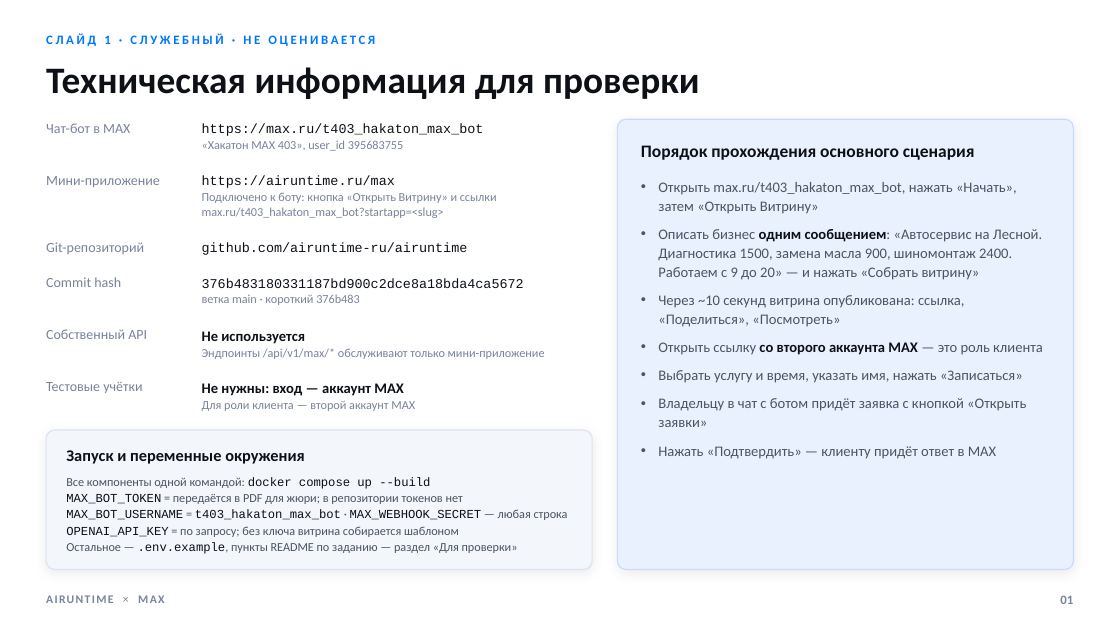
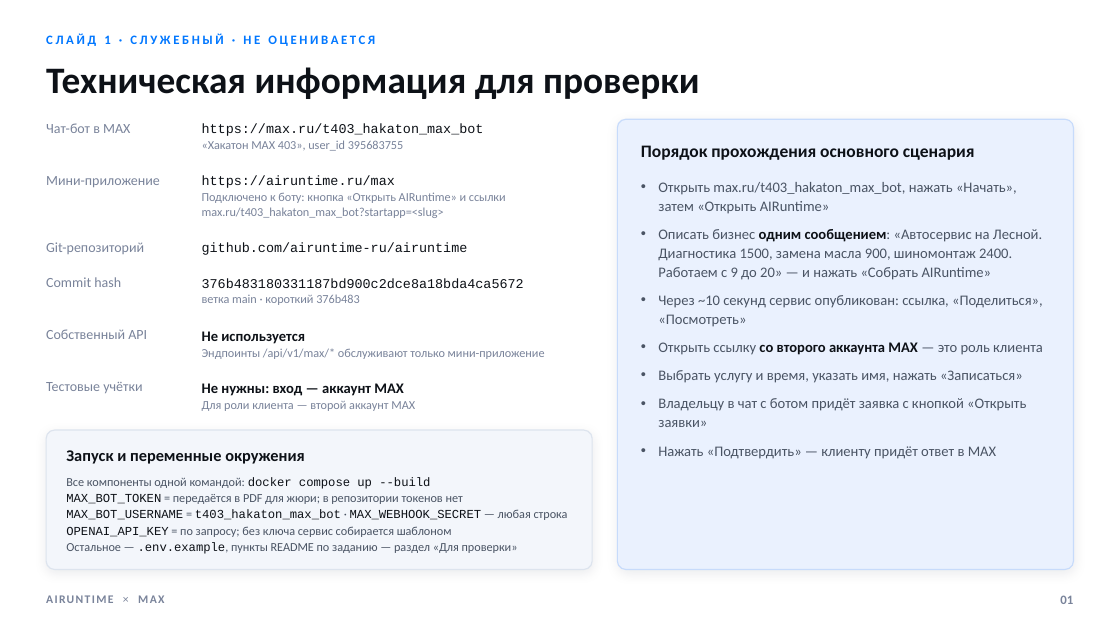
Before and after one commit to airuntime-ru/airuntime, a slide deck: slide 1 of docs/max-presentation/presentation.pptx. Drawn at 1120x630 pixels with LibreOffice and Linux fonts; fonts in the diff are those of the drawing. Boxes give left, top, right and bottom in pixels: in the first picture for what was removed or moved away, otherwise in the second. Text is boxed around its words. In the diff, an @@ line names an element or a change of style, - is before the commit and + after.

```diff
--- a/docs/max-presentation/presentation.pptx
+++ b/docs/max-presentation/presentation.pptx
@@ text at (x1=202, y1=192, x2=506, y2=218): text changed @@
-Подключено к боту: кнопка «Открыть Витрину» и ссылки max.ru/t403_hakaton_max_bot?startapp=<slug>
+Подключено к боту: кнопка «Открыть AIRuntime» и ссылки max.ru/t403_hakaton_max_bot?startapp=<slug>
@@ text at (x1=658, y1=182, x2=1043, y2=327): text changed @@
-• Открыть max.ru/t403_hakaton_max_bot, нажать «Начать», затем «Открыть Витрину»
-• Описать бизнес одним сообщением: «Автосервис на Лесной. Диагностика 1500, замена масла 900, шиномонтаж 2400. Работаем с 9 до 20» — и нажать «Собрать витрину»
-• Через ~10 секунд витрина опубликована: ссылка, «Поделиться», «Посмотреть»
+• Открыть max.ru/t403_hakaton_max_bot, нажать «Начать», затем «Открыть AIRuntime»
+• Описать бизнес одним сообщением: «Автосервис на Лесной. Диагностика 1500, замена масла 900, шиномонтаж 2400. Работаем с 9 до 20» — и нажать «Собрать AIRuntime»
+• Через ~10 секунд сервис опубликован: ссылка, «Поделиться», «Посмотреть»
@@ text at (x1=66, y1=526, x2=452, y2=537): text changed @@
-OPENAI_API_KEY = по запросу; без ключа витрина собирается шаблоном
+OPENAI_API_KEY = по запросу; без ключа сервис собирается шаблоном
```
Also in this commit, not shown: 18 other slides changed, 22 other files.
